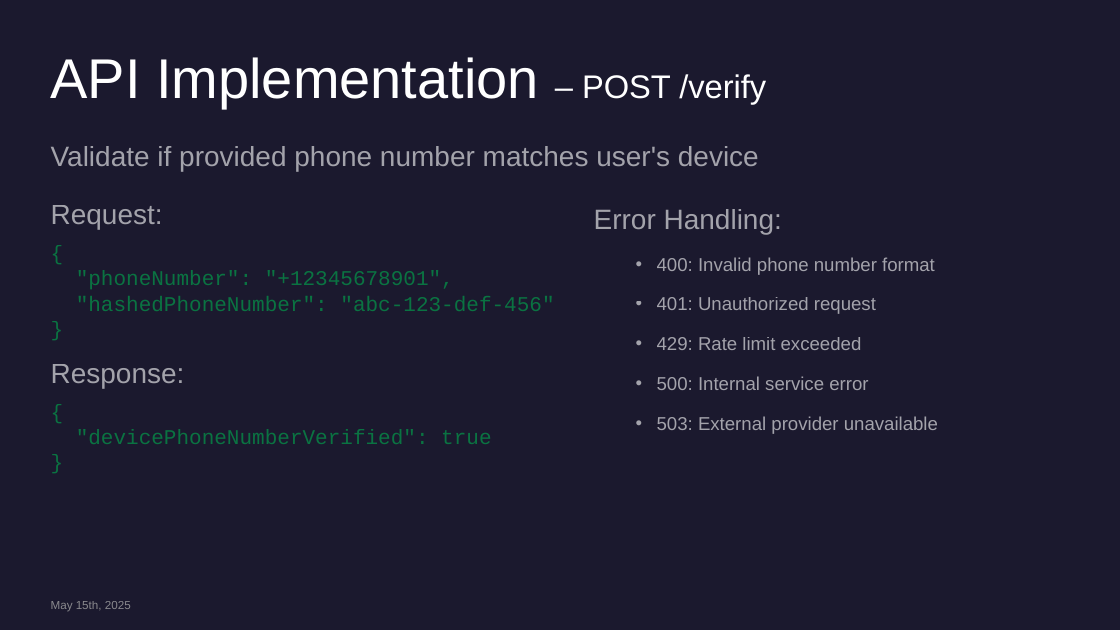
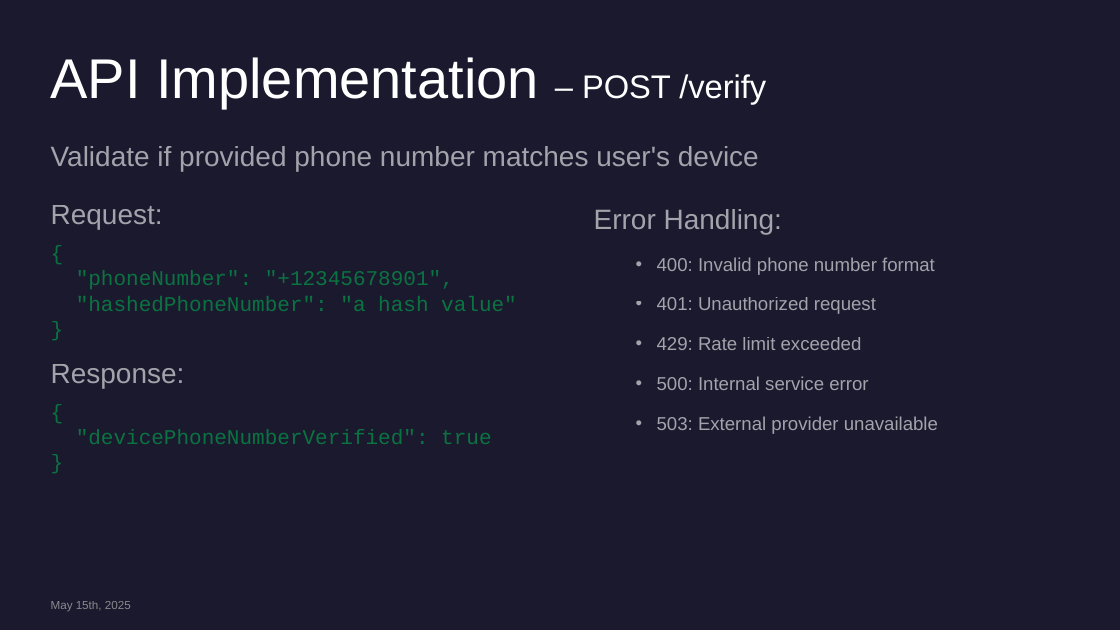
Before and after one commit to sergiosaraiva/number-verification-service, a slide deck: slide 18 of docs/Number Verification Microservice.pptx. Drawn at 1120x630 pixels with LibreOffice and Linux fonts; fonts in the diff are those of the drawing. Boxes give left, top, right and bottom in pixels: in the first picture for what was removed or moved away, otherwise in the second. Text is boxed around its words. In the diff, an @@ line names an element or a change of style, - is before the commit and + after.

Commit message:
initial implementation of Number Verification Service

```diff
--- a/docs/Number Verification Microservice.pptx
+++ b/docs/Number Verification Microservice.pptx
@@ text at (x1=76, y1=296, x2=517, y2=311): text changed @@
-"hashedPhoneNumber": "abc-123-def-456"
+"hashedPhoneNumber": "a hash value"
```
Also in this commit, not shown: 3 other files.
